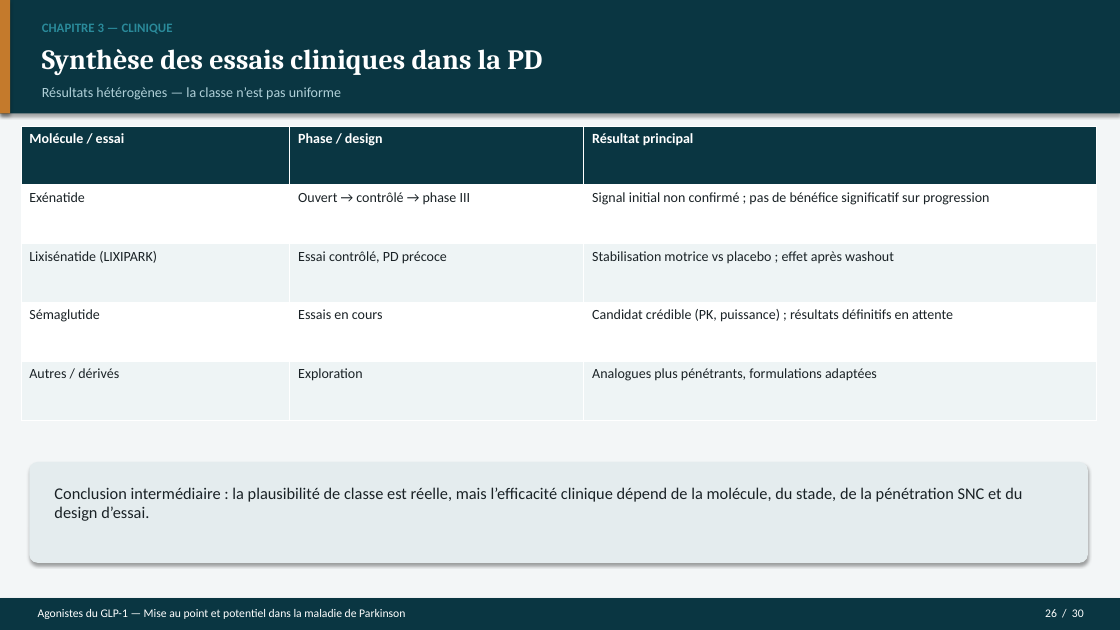
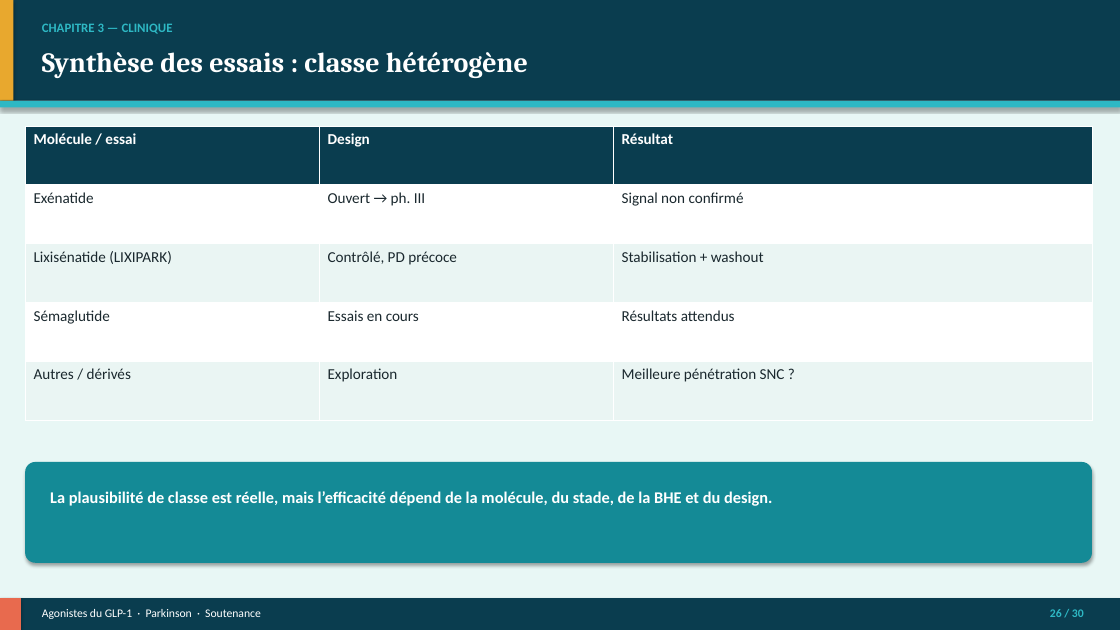
Before and after one commit to Mashtal-Platform/mashtal-platform, a slide deck: slide 26 of docs/presentation/Soutenance_GLP1_Parkinson.pptx. Drawn at 1120x630 pixels with LibreOffice and Linux fonts; fonts in the diff are those of the drawing. Boxes give left, top, right and bottom in pixels: in the first picture for what was removed or moved away, otherwise in the second. Text is boxed around its words. In the diff, an @@ line names an element or a change of style, - is before the commit and + after.

```diff
--- a/docs/presentation/Soutenance_GLP1_Parkinson.pptx
+++ b/docs/presentation/Soutenance_GLP1_Parkinson.pptx
@@ rectangle at <box>0,0,1120,630</box>: fill #F3F6F7 to #E8F7F5 @@
@@ rectangle at <box>0,0,1120,101</box>: fill #0A3642 to #0A3D4F @@
@@ rectangle: place and size @@
-rectangle at <box>0,0,1120,113</box>
+rectangle at <box>0,0,1120,101</box>
@@ rectangle: place and size @@
-rectangle at <box>0,0,10,113</box>
+rectangle at <box>0,0,13,101</box>
@@ rectangle at <box>0,0,13,101</box>: fill #C47A2C to #E8A82E @@
@@ text "CHAPITRE 3 — CLINIQUE" at <box>42,23,173,34</box>: text colour #2A8A9A to #2EB8C4 @@
@@ text at <box>42,52,528,78</box>: text changed; size 12 to 24 pt; font Calibri to Cambria; text colour #B0D0D8 to #FFFFFF; bold on @@
-Résultats hétérogènes — la classe n’est pas uniforme
+Synthèse des essais : classe hétérogène
@@ text removed at <box>42,49,542,75</box> @@
-Synthèse des essais cliniques dans la PD
@@ rectangle added at <box>0,101,1120,108</box>, fill #2EB8C4 @@
@@ table at <box>25,126,1092,420</box> @@
-row 1, column 2: Phase / design
+row 1, column 2: Design
-row 1, column 3: Résultat principal
+row 1, column 3: Résultat
-row 2, column 2: Ouvert → contrôlé → phase III
+row 2, column 2: Ouvert → ph. III
-row 2, column 3: Signal initial non confirmé ; pas de bénéfice significatif sur progression
+row 2, column 3: Signal non confirmé
-row 3, column 2: Essai contrôlé, PD précoce
+row 3, column 2: Contrôlé, PD précoce
-row 3, column 3: Stabilisation motrice vs placebo ; effet après washout
+row 3, column 3: Stabilisation + washout
-row 4, column 3: Candidat crédible (PK, puissance) ; résultats définitifs en attente
+row 4, column 3: Résultats attendus
-row 5, column 3: Analogues plus pénétrants, formulations adaptées
+row 5, column 3: Meilleure pénétration SNC ?
@@ fill #0A3642 to #0A3D4F in row 1 @@
@@ fill #EEF4F5 to #EAF5F3 in 6 cells @@
@@ size 12 to 13 pt in "Molécule / essai", "Exénatide", "Lixisénatide (LIXIPARK)", "Sémaglutide" and 3 more places @@
@@ text colour #1A2226 to #1A282E in "Exénatide", "Lixisénatide (LIXIPARK)", "Sémaglutide", "Essais en cours" and 2 more places @@
@@ table: place and size @@
-table at <box>21,126,1096,420</box>
+table at <box>25,126,1092,420</box>
@@ rounded rectangle: place and size @@
-rounded rectangle at <box>29,462,1088,563</box>
+rounded rectangle at <box>25,462,1092,563</box>
@@ rounded rectangle at <box>25,462,1092,563</box>: fill #E4ECEE to #148A96; proportions changed @@
@@ text at <box>50,491,772,506</box>: text changed; text colour #1A2226 to #FFFFFF; bold on @@
-Conclusion intermédiaire : la plausibilité de classe est réelle, mais l’efficacité clinique dépend de la molécule, du stade, de la pénétration SNC et du design d’essai.
+La plausibilité de classe est réelle, mais l’efficacité dépend de la molécule, du stade, de la BHE et du design.
@@ rectangle at <box>0,598,1120,630</box>: fill #0A3642 to #0A3D4F @@
@@ rectangle added at <box>0,598,21,630</box>, fill #E86A4E @@
@@ text at <box>42,609,261,619</box>: text changed @@
-Agonistes du GLP-1 — Mise au point et potentiel dans la maladie de Parkinson
+Agonistes du GLP-1 · Parkinson · Soutenance
@@ text "26 / 30" at <box>1050,609,1084,617</box>: text colour #FFFFFF to #2EB8C4, bold on @@
```
Also in this commit, not shown: 27 other slides changed, 2 slides added, 2 slides removed, 9 other files.
